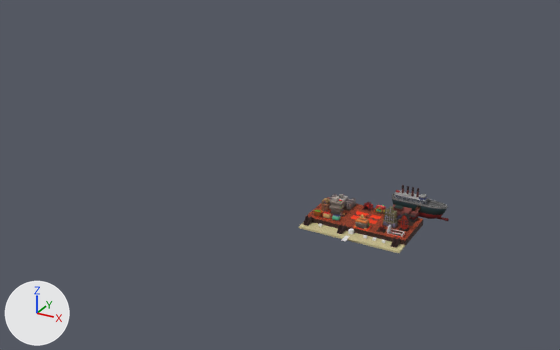
The FBX model Assets/Levels/mapv3/mapv3.FBX, before and after one commit.
The view is the same before and after, from a camera (50 mm lens) standing at (227.0, -523.0, 274.0) and looking at (-59.0, -2.0, 14.0). The axes (+X, +Y, +Z) are drawn at lower left. The lights are the same throughout. The picture after the commit comes second. Where no turn or scale is listed for an object, it has been applied to the vertices. Vertices at exactly the same position are counted once.

In view in the first picture: 'dock', 'land', 'ship' and 17 more.
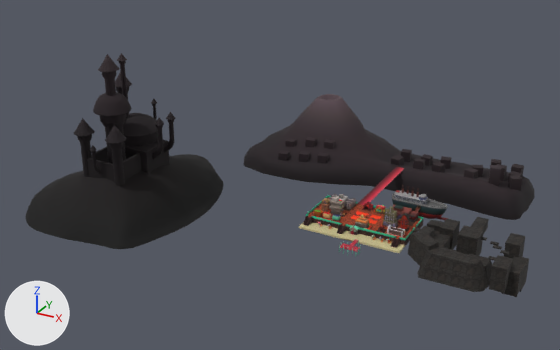
Changed parts and their boxes (x1, y1, x2, y2) in the pictures (560 x 350 px):
'island3', added: after (25, 53, 223, 249)
'island2', added: after (243, 94, 535, 220)
'mountains', added: after (408, 217, 529, 297)
'bridge', added: after (358, 167, 404, 205)
'Box003', added: after (306, 195, 423, 241)
'dock', reshaped, moved, turned, rescaled: before (341, 236, 350, 242); after (339, 239, 361, 255)
'Object003', added: after (389, 226, 405, 237)
'Object004', added: after (348, 225, 359, 235)

What changed in the scene script:
```text
Change me_mesh_003:
    used by ob_dock; location = (21.6, -46.5, -3.9); scale = (0.0254, 0.0254, 0.0254)
    remove me_mesh_003.from_pydata(...)  # 8 vertices, 6 faces; spans x -68.0..68.0, y -159.0..159.0, z -24.0..0.0
    add me_mesh_003.from_pydata(...)  # 2136 vertices, 3976 faces; spans x -781.0..-92.0, y -461.0..206.0, z -289.0..284.0
    me_mesh_003 part 1: 8 vertices removed from x -68.0..68.0, y -159.0..159.0, z -24.0..0.0; 2136 vertices added at x -781.0..-92.0, y -461.0..206.0, z -289.0..284.0
    add me_mesh_003.materials.append(mat_material__784_002)  # picture img_port_auth_lp_d_png
Change ob_dock:
    ob_dock.location: (21.6, -46.5, -3.9) -> (30.1, -64.3, -3.9)
    ob_dock.rotation_euler: (0.0, 0.0, 0.0) -> (1.571, 0.0, -1.571)  # degrees (0, 0, 0) -> degrees (90, 0, -90)
    ob_dock.scale: (0.0254, 0.0254, 0.0254) -> (0.0254, 0.0107, 0.0254)
Add ob_island3:
    ob_island3 = bpy.data.objects.new('island3', me_mesh_041)  # 2204 vertices, 4220 faces; spans x -118.0..20.0, y -23.0..143.0, z -7.0..128.0; in mat_material__81848 (picture img_island_lp_png)
    ob_island3.location = (-118.5, -122.2, -2.1)
Add ob_island2:
    ob_island2 = bpy.data.objects.new('island2', me_mesh_040)  # 398 vertices, 352 faces; spans x -141.0..136.0, y -63.0..74.0, z -19.0..39.0; in mat_material__81849 (picture img_island_lp_png)
    ob_island2.location = (-10.5, 122.7, 0.0)
Add ob_mountains:
    ob_mountains = bpy.data.objects.new('mountains', me_mesh_043)  # 220 vertices, 178 faces; spans x -36.9..49.1, y -14.7..65.3, z -9.1..23.7; in mat_material__81852 (picture img_rock_v_d_png)
    ob_mountains.location = (100.1, -42.7, -14.6)
Add ob_bridge:
    ob_bridge = bpy.data.objects.new('bridge', me_mesh_039)  # a box spanning x -3.8..3.8, y -17.3..71.3, z 0.0..0.4; in mat_material__81851 (picture img_island_lp_png)
    ob_bridge.location = (11.9, 22.5, -1.0)
Add ob_object003:
    ob_object003 = bpy.data.objects.new('Object003', me_mesh_037)  # 338 vertices, 358 faces; spans x -8.99..1.92, y -1.94..3.52, z -0.99..3.29; in mat_material__25_001 (its picture is missing), mat_material__81797 (picture img_cemetary_brick_d_png)
    ob_object003.location = (58.6, -29.1, 0.5)
Add ob_object004:
    ob_object004 = bpy.data.objects.new('Object004', me_mesh_042)  # 1132 vertices, 2007 faces; spans x -3.98..3.03, y -2.39..1.69, z -3.28..3.62; in mat_material__784_002 (picture img_port_auth_lp_d_png), mat_material__797 (picture img_fish_store_d_png)
    ob_object004.location = (24.1, -36.6, -0.8)
Add ob_box003:
    ob_box003 = bpy.data.objects.new('Box003', me_mesh_038)  # 88 vertices, 76 faces; spans x -90.8..-8.5, y -0.1..40.1, z -0.5..1.2; in mat_material__81850 (picture img_island_lp_png)
    ob_box003.location = (72.7, -34.8, 0.1)
```
